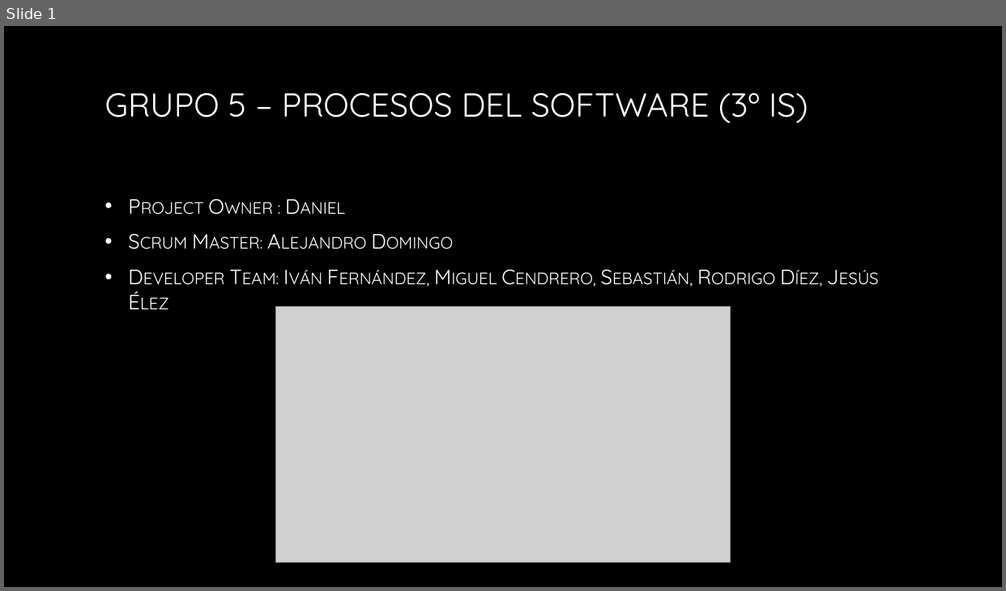
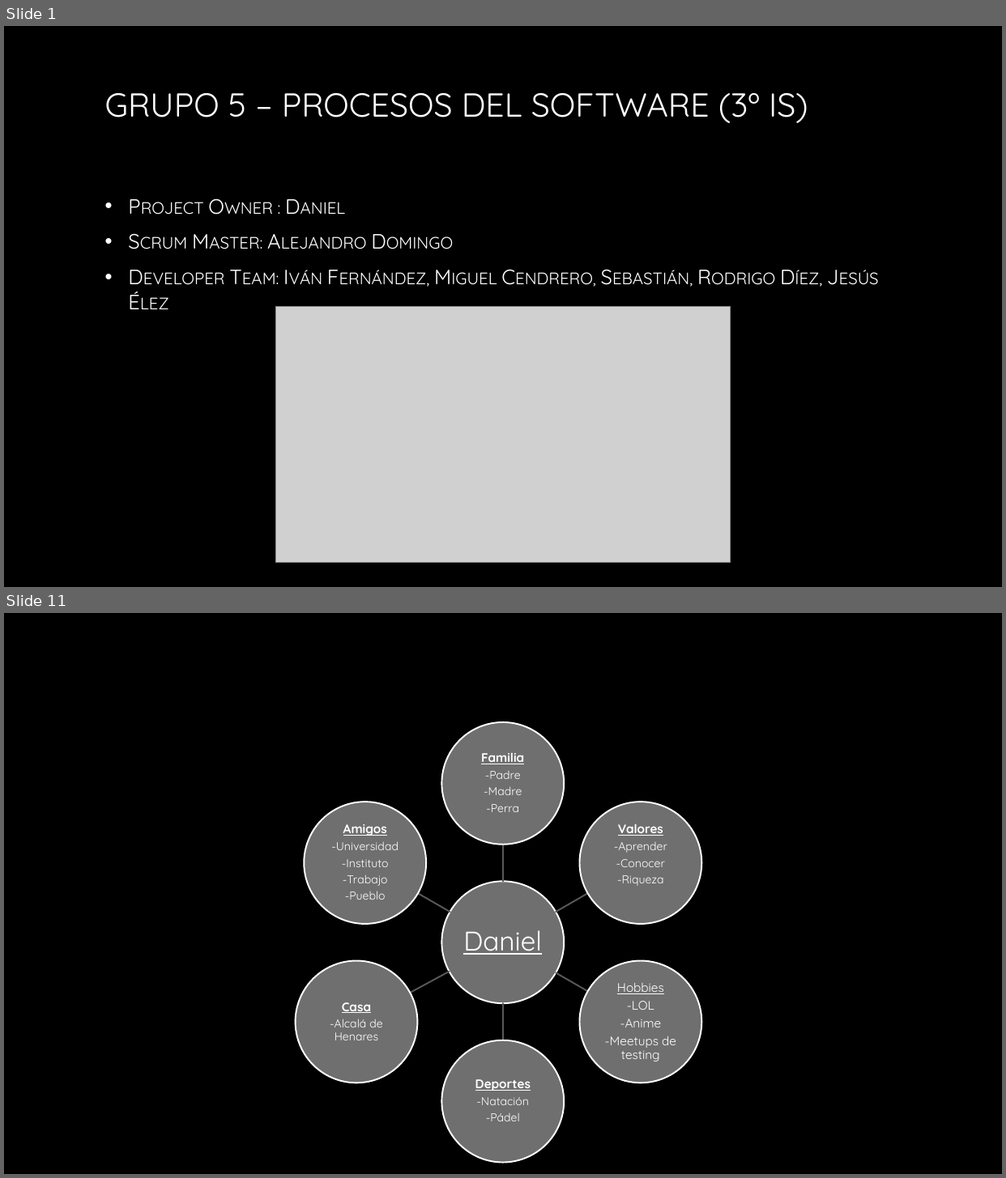
Before and after one commit to chexu99/TetrisG5, a slide deck: Presentación_G5.pptx. Shown one above the other, each under a label of ours: slide 1 before the commit, slides 1 and 11 after it; the slides between them are not shown. The pictures are 1006x591 and 1006x1178 pixels, drawn with LibreOffice and Linux fonts; fonts in the diff are those of the drawing; grey boxes stand for pictures; background and template pictures are left out. Boxes give left, top, right and bottom in pixels: in the first picture for what was removed or moved away, otherwise in the second. Text is boxed around its words. In the diff, an @@ line names an element or a change of style, - is before the commit and + after.

```diff
--- a/Presentación_G5.pptx
+++ b/Presentación_G5.pptx
@@ slide 11 added at box(4, 613, 1002, 1174), background picture (left out) @@
@@ group added at box(296, 722, 701, 1162): 7 ellipses, 7 texts, 6 freeform shapes @@
+Daniel
+Familia
+-Padre
+-Madre
+-Perra
+Valores
+-Aprender
+-Conocer
+-Riqueza
+Hobbies
+-LOL
+-Anime
+-Meetups de testing
+Deportes
+-Natación
+-Pádel
+Casa
+-Alcalá de Henares
+Amigos
+-Universidad
+-Instituto
+-Trabajo
+-Pueblo
```
Also in this commit, not shown: 14 other slides added, 7 slides removed.
